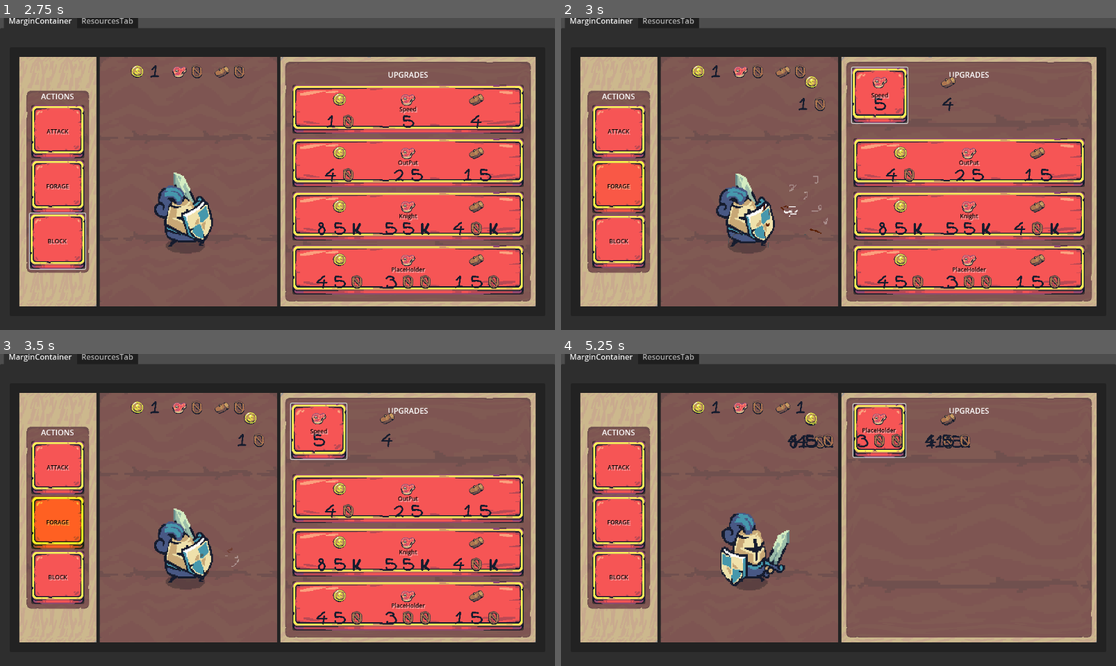
Above: before the commit, frames 1-4 (two rows, left to right).
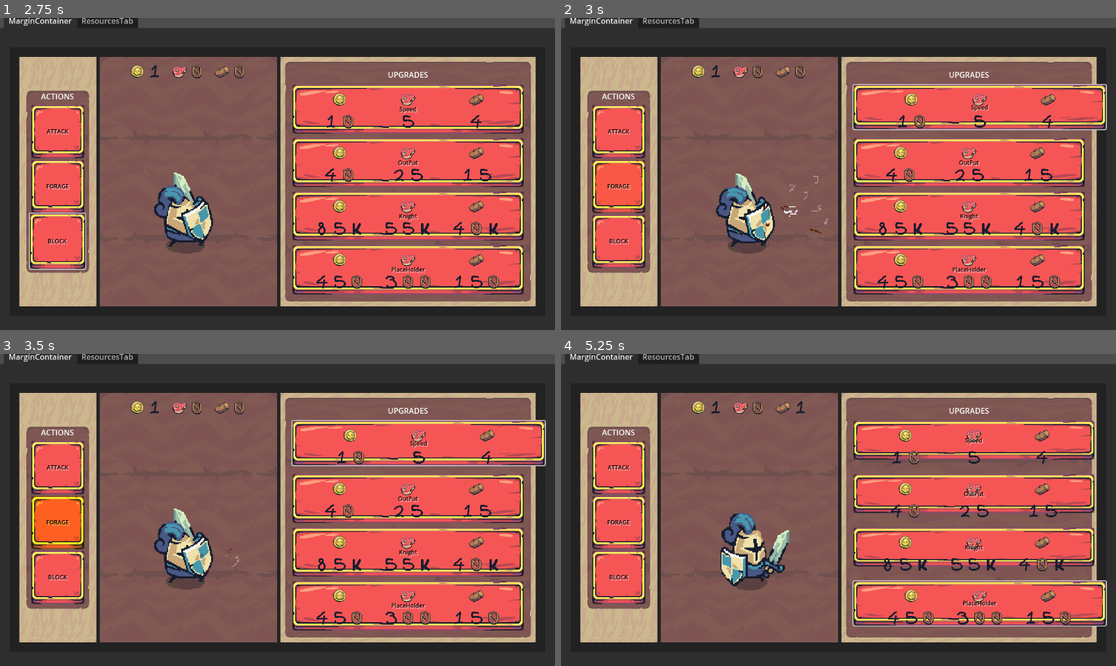
Above: after the commit, the same moments.

Repository: pedropple-droid/Incremental_Knight
Game: Godot game, scene res://scenes/main.tscn
The game is run twice, just before and just after one commit, with the same random seed, the same clock (stepped at 60 frames per second) and the same inputs.
Inputs (mouse positions are in pixels of both pictures, inside the frame that each line leads up to):
- Up to frame 1 (2.75 s): click (55, 130) at 0.5 s; click (55, 186) at 1.25 s; click (55, 242) at 2 s
- Up to frame 2 (3 s): click "Speed" at 2.75 s
- Up to frame 3 (3.5 s): no input
- Up to frame 4 (5.25 s): click "OutPut" at 3.5 s; click "Knight" at 4.25 s; click "PlaceHolder" at 5 s

Frame 1 is identical in both runs. In frame 2, 7.0% of the frame differs, in the area x 42-99%, y 15-37%; in frame 3, 7.0%; in frame 4, 23%, in the area x 40-99%, y 15-88%.

Commit message:
0.1.1.4.4
the same as the last one, BUT, i have a game breaking bug (my first one!!)

my upgrades nor my output qte work correctly

Diff:
--- a/Scripts/main.gd
+++ b/Scripts/main.gd
@@ -862,6 +862,7 @@
 	).set_delay(1.5)\
 	.set_trans(Tween.TRANS_EXPO)\
 	.set_ease(Tween.EASE_IN_OUT)
+
 func declare_hovered_upgrade(button, ninepatch):
 	var tween = get_tree().create_tween()
 	if hovering:
@@ -869,16 +870,9 @@
 		tween.tween_property(
 			button,
 			"size",
-			Vector2 (115, 115),
+			Vector2 (524, 92),
 			0.2
 		).set_trans(Tween.TRANS_SINE)
-		tween.parallel().tween_property(
-			button,
-			"position",
-			Vector2 (-3, -3),
-			0.2
-		).set_trans(Tween.TRANS_SINE)
-		await tween.finished
 	else:
 		Input.set_custom_mouse_cursor(CURSOR_01, Input.CURSOR_ARROW, Vector2 (25, 18))
 		ninepatch.set("texture", SMALL_RED_SQUARE_BUTTON_REGULAR)
@@ -888,13 +882,7 @@
 		tween.tween_property(
 			button,
 			"size",
-			Vector2 (110, 110),
-			0.1
-		).set_trans(Tween.TRANS_BACK)
-		tween.parallel().tween_property(
-			button,
-			"position",
-			Vector2 (0, 0),
+			Vector2 (500, 80),
 			0.1
 		).set_trans(Tween.TRANS_BACK)
 
